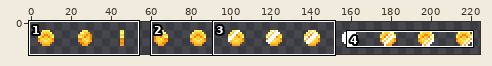
Edited in one commit: sprite sheet (FBLA Game/Assets/Sprites/SPA-Coins.png). The first picture is a wide view before the edit; the outline marks the close-up.
Close-up. The starting point:
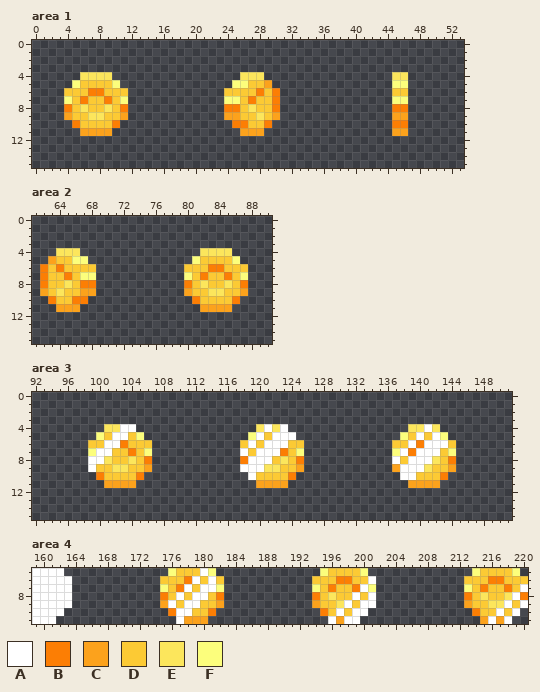
The file is 452x32 pixels, drawn in blocks of 2x2; one block is one cell here. Shown: area 1: x 0..53, y 0..15; area 2: x 61..90, y 0..15; area 3: x 92..151, y 0..15; area 4: x 159..220, y 5..11. The wide view leaves out empty margins.
Palette (. is transparent): A #ffffff  B #fc7e04  C #fca21c  D #fcca34  E #fce65c  F #fcfe7c
Pixels before, area 1, first column x 4:
 4 ..EEEE................EEE................EE
 5 .FDDDDF..............FFDDC...............FF
 6 DDDBBDDD............DDDDBDB..............DD
 7 FDBDDBDF............FFDBDDB..............FF
 8 BDEDDEDB............BBDEDDB..............BB
 9 CDDEEDDC............CCDDEDC..............CC
10 .BDDDDB..............BBDDB...............BB
11 ..CCCC................CCC................CC
Pixels before, area 2, first column x 62:
 4 ..EEE...............EEEE..
 5 .CDDFF.............FDDDDF.
 6 BDBDDDD...........DDDBBDDD
 7 BDDBDFF...........FDBDDBDF
 8 BDDEDBB...........BDEDDEDB
 9 CDEDDCC...........CDDEEDDC
10 .BDDBB.............BDDDDB.
11 ..CCC...............CCCC..
Pixels before, area 3, first column x 99:
 4 ..EEAA...............EAEA...............EEAE..
 5 .FDAADF.............FADAAA.............FDADAF.
 6 DDAABDDD...........DADAAADD...........DDABAAAD
 7 FAADDBDF...........ADAAABDF...........FABAAADF
 8 AAEDDEDB...........BAAADEDB...........ADAAAEDB
 9 ADDEEDDC...........AAAEEDDC...........CAAAEDDC
10 .BDDDDB.............ADDDDB.............AADDDB.
11 ..CCCC...............CCCC...............CCCC..
Pixels before, area 4, first column x 159:
 5 AAAA.............FDDDAF.............FDDDDF.............FDDDDF.
 6 AAAAA...........DDDBADAD...........DDDBBDDA...........DDDBBDDD
 7 AAAAA...........FDBADAAF...........FDBDDBAF...........FDBDDBDA
 8 AAAAA...........BDADAADB...........BDEDDADA...........BDEDDEAB
 9 AAAAA...........CADAADDC...........CDDEADAA...........CDDEEADA
10 AAAA.............BAADDB.............BDADAA.............BDDADA.
11 AAA...............ACCC...............ACAA...............CACA..
After the commit:
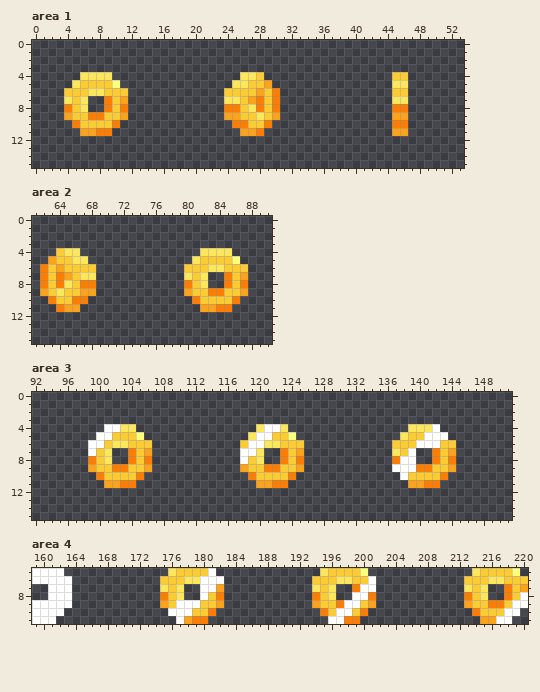
Difference:
Changed rows in their new state; - is an unchanged pixel.
Area 1:
first column x 4:
 4 ------------------------D----------------DD
 5 -E-------------------EE------------------EE
 6 ---EE-------------------C------------------
 7 E-E..--C------------EE-CB----------------EE
 8 ---..B------------------B------------------
 9 ---BB--------------------------------------
11 ----BB------------------B------------------
Area 2:
first column x 64:
 4 D-----------------------
 5 --EE-------------E------
 6 C------------------EE---
 7 BC-EE-----------E-E..--C
 8 B------------------..B--
 9 -------------------BB---
11 B-------------------BB--
Area 3:
first column x 99:
 4 --AAEE-----------------AE-----------------EA--
 5 -AADD---------------E-ADDF-------------E-DA-A-
 6 AADEE----------------AEED---------------DA--D-
 7 ADE..--C------------AE..--C-----------EDA..B-C
 8 BD-..B-------------ADE..B-------------BA-..B--
 9 C--BB--------------CDDBB--------------A--BB---
10 --------------------B-------------------D-----
11 ----BB-----------------BB-----------------BB--
Area 4:
first column x 159:
 5 -----------------E---DA-------------E------------------E------
 6 -------------------EEA-A--------------EE-----------------EE---
 7 ..--------------E-E..--C-----------E-E..--A-----------E-E..--C
 8 ..----------------E..-----------------..-AB--------------..BDA
 9 -----------------DA-------------------B-ADC--------------BBDA-
10 -----------------A---------------------ADB----------------DA--
11 --------------------BB----------------ABB----------------CA---
